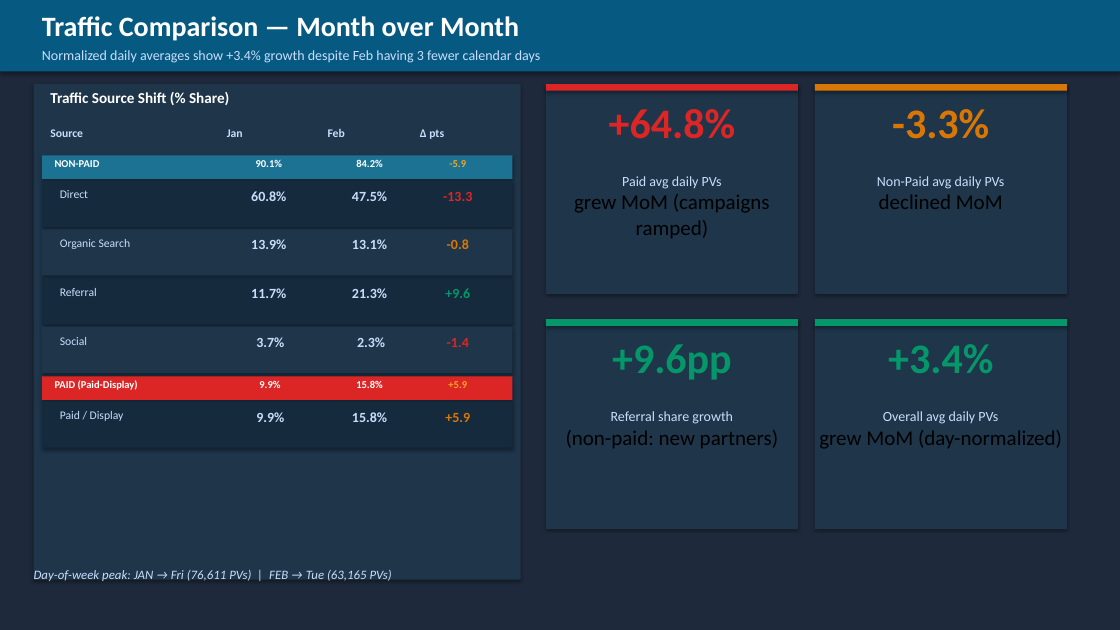
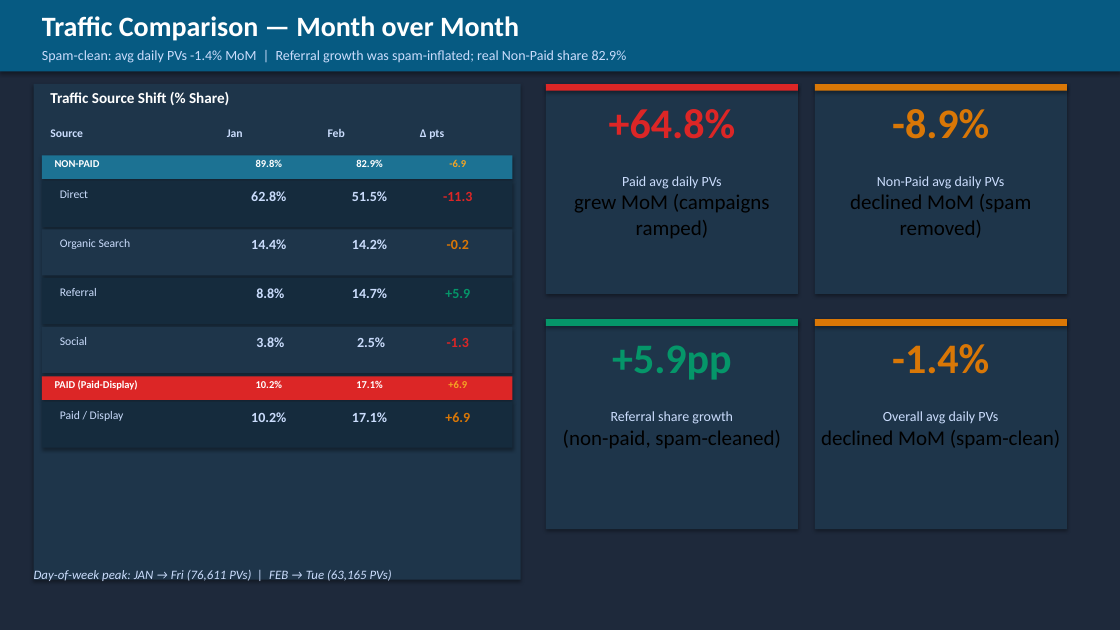
Before and after one commit to durgaguthi/AI, a slide deck: slide 5 of webanalytics/Solidigm_Analytics_Report_JanFeb_FY26.pptx. Drawn at 1120x630 pixels with LibreOffice and Linux fonts; fonts in the diff are those of the drawing. Boxes give left, top, right and bottom in pixels: in the first picture for what was removed or moved away, otherwise in the second. Text is boxed around its words. In the diff, an @@ line names an element or a change of style, - is before the commit and + after.

```diff
--- a/webanalytics/Solidigm_Analytics_Report_JanFeb_FY26.pptx
+++ b/webanalytics/Solidigm_Analytics_Report_JanFeb_FY26.pptx
@@ text at [42, 50, 627, 63]: text changed @@
-Normalized daily averages show +3.4% growth despite Feb having 3 fewer calendar days
+Spam-clean: avg daily PVs -1.4% MoM | Referral growth was spam-inflated; real Non-Paid share 82.9%
@@ text at [892, 109, 989, 139]: text changed @@
--3.3%
+-8.9%
@@ text at [256, 159, 282, 167]: text changed @@
-90.1%
+89.8%
@@ text at [356, 159, 382, 167]: text changed @@
-84.2%
+82.9%
@@ text at [449, 160, 466, 167]: text changed @@
--5.9
+-6.9
@@ text at [850, 176, 1031, 238]: text changed; size 12 to 18 pt; text colour #CADCFC to #000000 @@
-Non-Paid avg daily PVs
-declined MoM
+Non-Paid avg daily PVs
+declined MoM (spam removed)
@@ text at [251, 191, 286, 201]: text changed @@
-60.8%
+62.8%
@@ text at [352, 191, 387, 201]: text changed @@
-47.5%
+51.5%
@@ text at [443, 192, 472, 201]: text changed @@
--13.3
+-11.3
@@ text at [251, 239, 286, 249]: text changed @@
-13.9%
+14.4%
@@ text at [352, 239, 387, 249]: text changed @@
-13.1%
+14.2%
@@ text at [447, 240, 469, 249]: text changed @@
--0.8
+-0.2
@@ text at [256, 288, 284, 298]: text changed @@
-11.7%
+8.8%
@@ text at [352, 288, 387, 298]: text changed @@
-21.3%
+14.7%
@@ text at [445, 289, 470, 298]: text changed @@
-+9.6
++5.9
@@ rectangle at [815, 319, 1067, 326]: fill #059669 to #D97706 @@
@@ text at [256, 337, 284, 347]: text changed @@
-3.7%
+3.8%
@@ text at [357, 337, 385, 347]: text changed @@
-2.3%
+2.5%
@@ text at [447, 338, 469, 347]: text changed @@
--1.4
+-1.3
@@ text at [612, 345, 732, 380]: text changed @@
-+9.6pp
++5.9pp
@@ text at [892, 344, 989, 374]: text changed; text colour #059669 to #D97706 @@
-+3.4%
+-1.4%
@@ text at [256, 381, 282, 388]: text changed @@
-9.9%
+10.2%
@@ text at [356, 381, 382, 388]: text changed @@
-15.8%
+17.1%
@@ text at [448, 381, 467, 388]: text changed @@
-+5.9
++6.9
@@ text at [251, 412, 286, 422]: text changed @@
-9.9%
+10.2%
@@ text at [352, 412, 387, 422]: text changed @@
-15.8%
+17.1%
@@ text at [563, 411, 780, 448]: text changed @@
-Referral share growth
-(non-paid: new partners)
+Referral share growth
+(non-paid, spam-cleaned)
@@ text at [821, 411, 1060, 448]: text changed @@
-Overall avg daily PVs
-grew MoM (day-normalized)
+Overall avg daily PVs
+declined MoM (spam-clean)
```
Also in this commit, not shown: 12 other slides changed, 1 other file.
